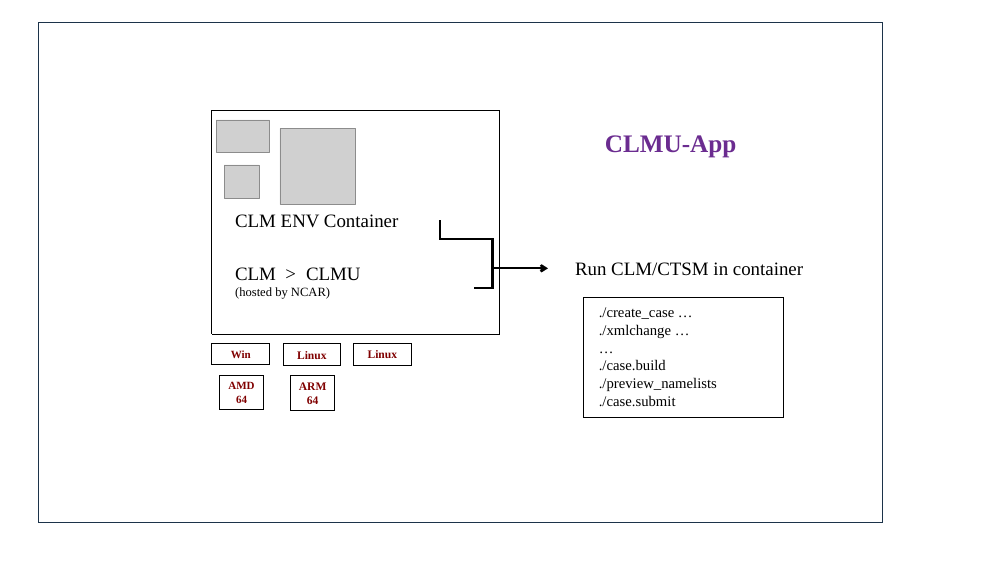
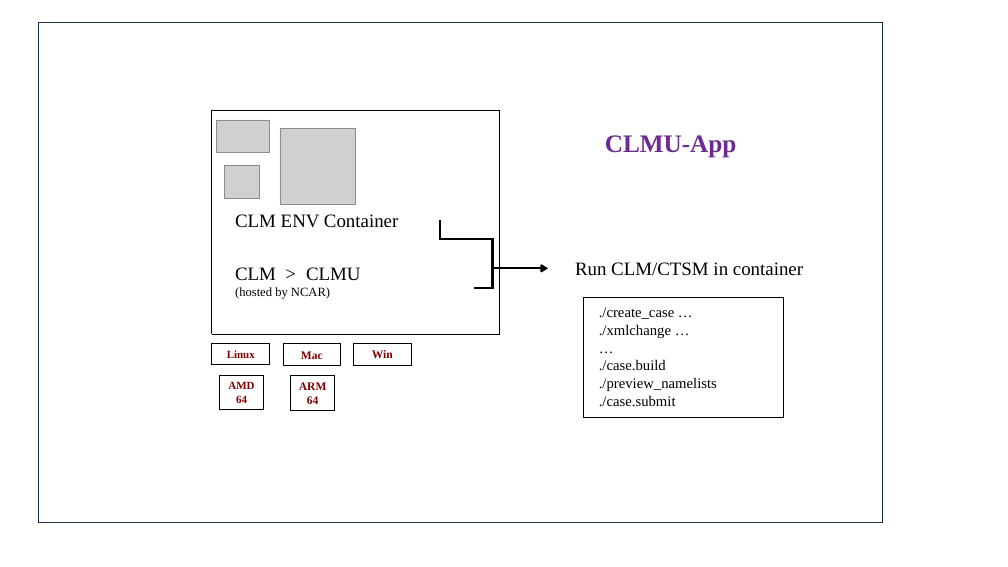
Before and after one commit to envdes/clmu-app, a slide deck: slide 2 of docs/figs.pptx. Drawn at 1008x567 pixels with LibreOffice and Linux fonts; fonts in the diff are those of the drawing; grey boxes stand for pictures; background and template pictures are left out. Boxes give left, top, right and bottom in pixels: in the first picture for what was removed or moved away, otherwise in the second. Text is boxed around its words. In the diff, an @@ line names an element or a change of style, - is before the commit and + after.

```diff
--- a/docs/figs.pptx
+++ b/docs/figs.pptx
@@ rectangle "Linux": place and size @@
-rectangle "Linux" at box(283, 344, 340, 366)
+rectangle "Linux" at box(212, 344, 269, 365)
@@ rectangle "Linux" at box(212, 344, 269, 365): size 11 to 10.5 pt @@
@@ rectangle added at box(283, 344, 340, 366), outline #000000 0.75 pt, 11 pt, text #800000, bold @@
+Mac
@@ rectangle "Win": place and size @@
-rectangle "Win" at box(212, 344, 269, 365)
+rectangle "Win" at box(354, 344, 411, 366)
@@ rectangle "Win" at box(354, 344, 411, 366): size 10.5 to 11 pt @@
@@ rectangle removed at box(354, 344, 411, 366) @@
-Linux
```
Also in this commit, not shown: 1 other slide changed, 1 other file.
